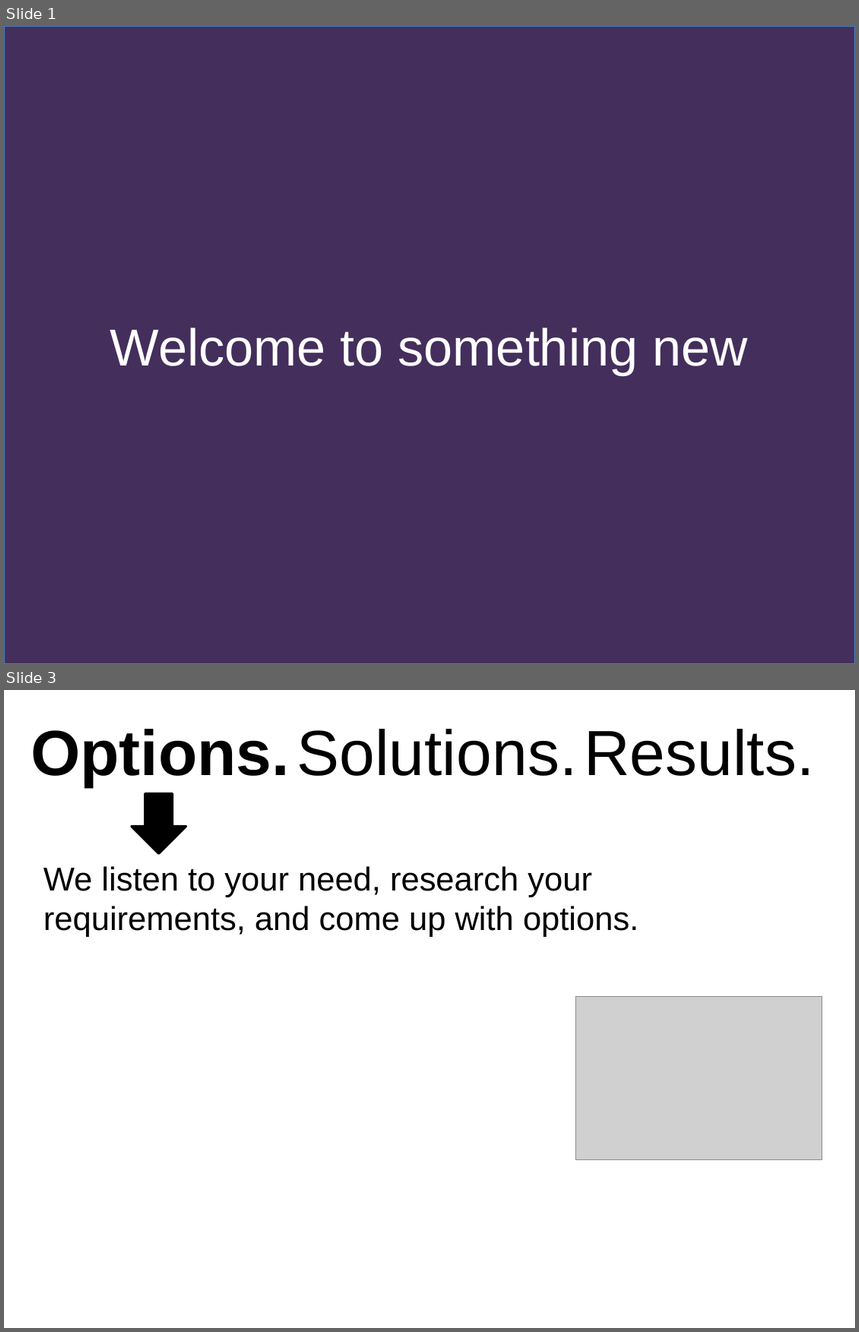
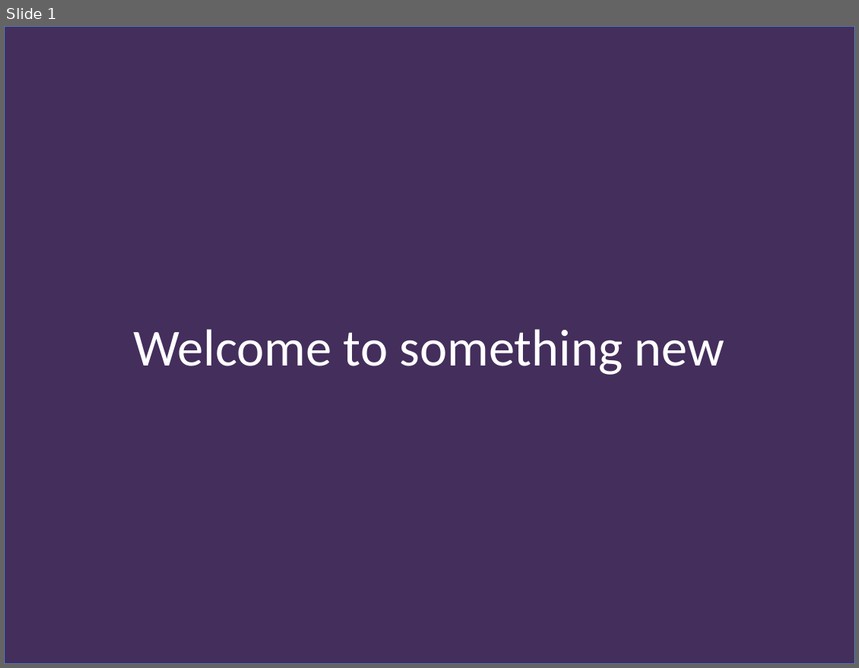
Before and after one commit to mguthrie67/website, a slide deck: images/slider/17ways website.pptx. Shown one above the other, each under a label of ours: slides 1 and 3 before the commit, slide 1 after it; the slides between them are not shown. The pictures are 859x1332 and 859x668 pixels, drawn with LibreOffice and Linux fonts; fonts in the diff are those of the drawing; grey boxes stand for pictures. Boxes give left, top, right and bottom in pixels: in the first picture for what was removed or moved away, otherwise in the second. Text is boxed around its words. In the diff, an @@ line names an element or a change of style, - is before the commit and + after.

```diff
--- a/images/slider/17ways website.pptx
+++ b/images/slider/17ways website.pptx
@@ slide 3 removed at (x1=4, y1=690, x2=855, y2=1328), background #FFFFFF @@
@@ text removed at (x1=31, y1=729, x2=289, y2=787) @@
-Options.
@@ text removed at (x1=297, y1=729, x2=578, y2=776) @@
-Solutions.
@@ text removed at (x1=584, y1=729, x2=814, y2=776) @@
-Results.
@@ down arrow removed at (x1=132, y1=794, x2=186, y2=853) @@
@@ text removed at (x1=44, y1=866, x2=639, y2=937) @@
-We listen to your need, research your requirements, and come up with options.
@@ picture removed at (x1=576, y1=997, x2=822, y2=1160) @@
@@ slide 1 changed as well @@
@@ rectangle "Welcome to something new" at (x1=4, y1=26, x2=855, y2=664): font Arial to Calibri @@
```
Also in this commit, not shown: 1 other slide changed, 1 slide added, 1 other slide removed, 5 other files.
